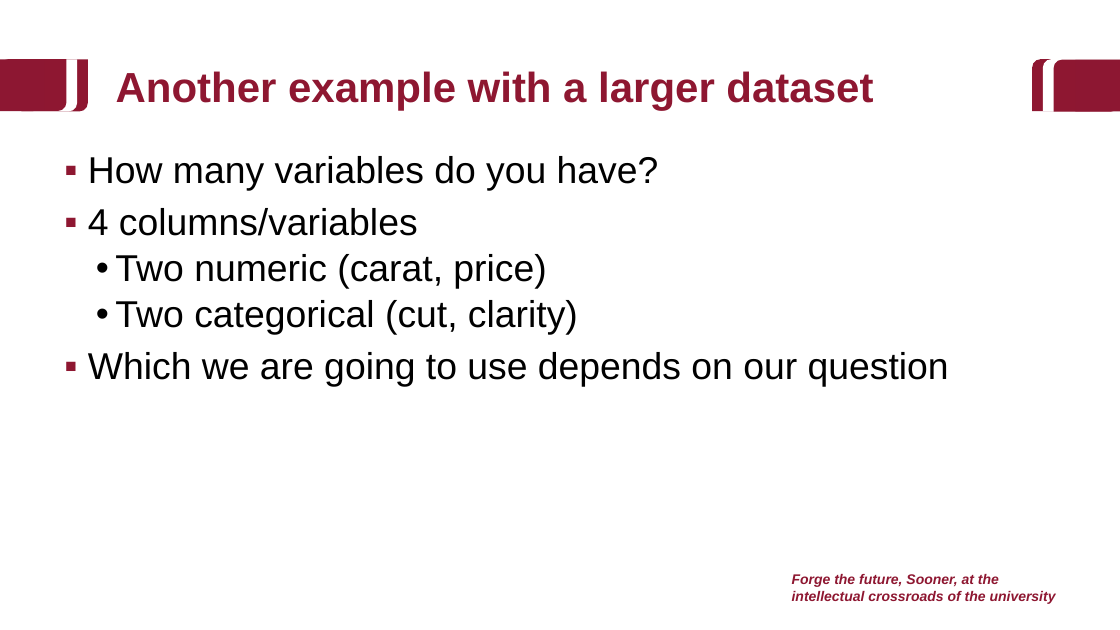
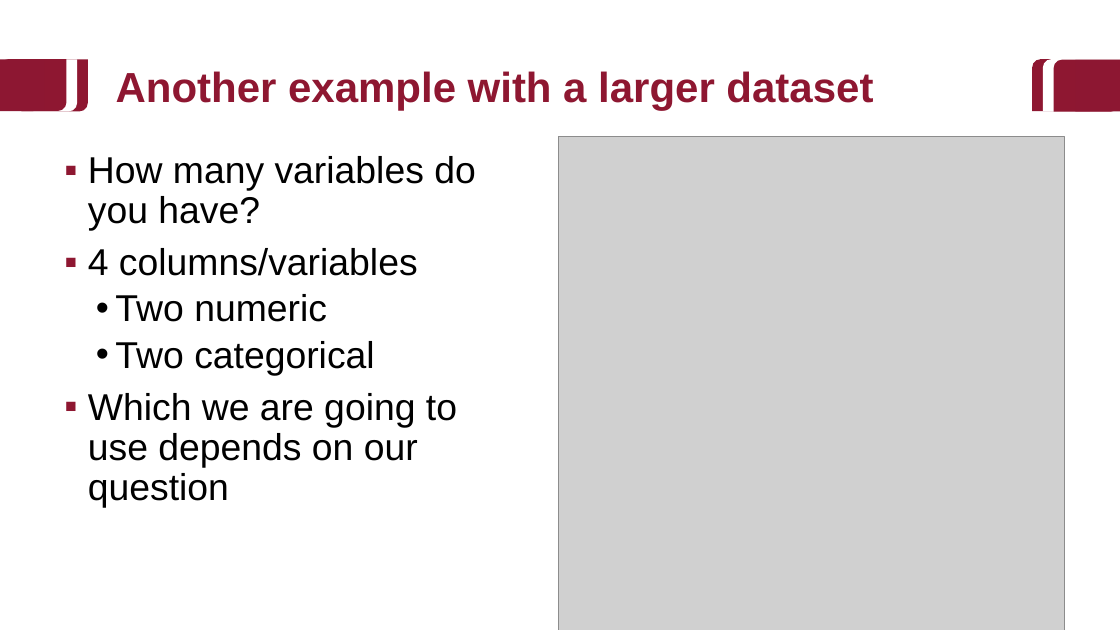
Before and after one commit to baeolophus/2025_data_viz_research, a slide deck: slide 12 of activities.pptx. Drawn at 1120x630 pixels with LibreOffice and Linux fonts; fonts in the diff are those of the drawing; grey boxes stand for pictures; background and template pictures are left out. Boxes give left, top, right and bottom in pixels: in the first picture for what was removed or moved away, otherwise in the second. Text is boxed around its words. In the diff, an @@ line names an element or a change of style, - is before the commit and + after.

```diff
--- a/activities.pptx
+++ b/activities.pptx
@@ picture added at (559,137,1064,630) @@
@@ text at (115,294,374,375): text changed @@
-  • Two numeric (carat, price)
-  • Two categorical (cut, clarity)
+  • Two numeric
+  • Two categorical
```
Also in this commit, not shown: 18 other slides changed, 5 slides added, 2 slides removed.
